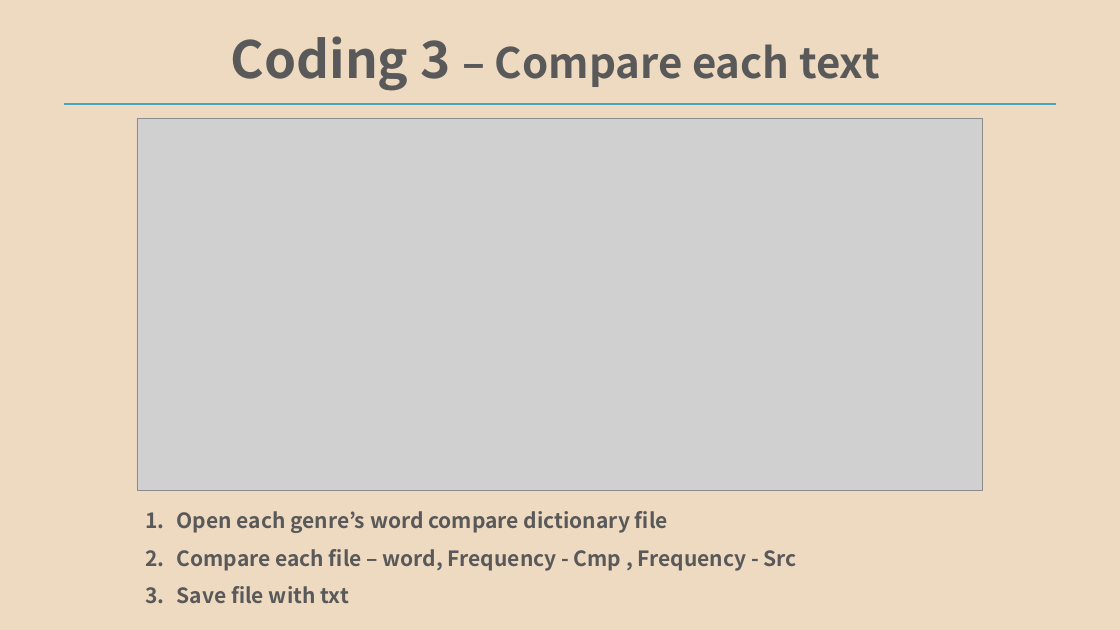
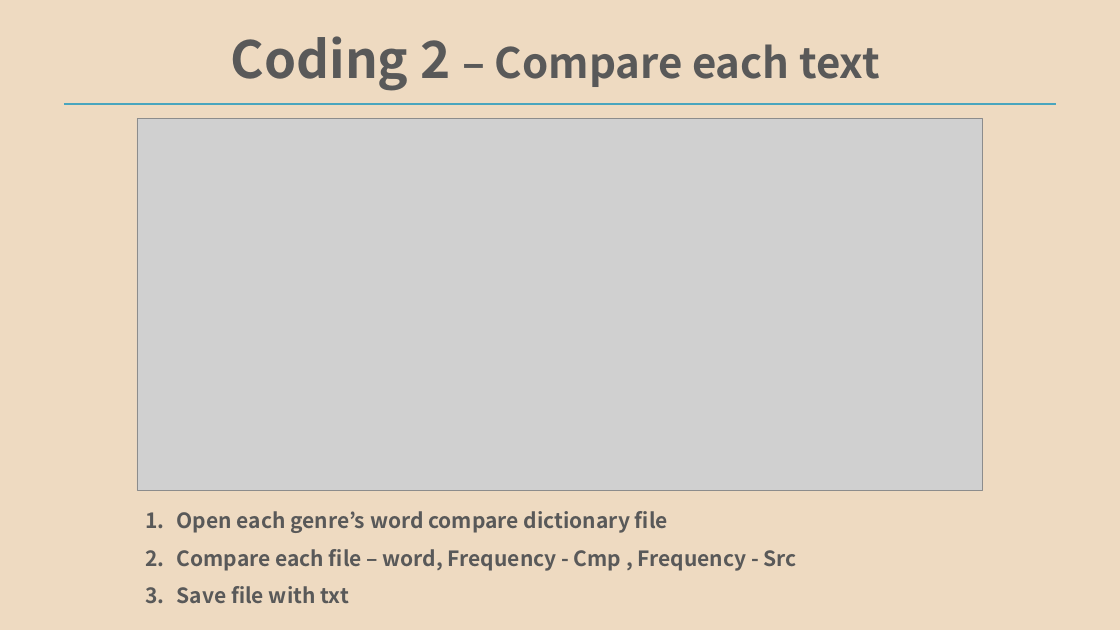
Before and after one commit to SangHyune546/NLP, a slide deck: slide 7 of Project1/PPT/20154637_Term_indexing.pptx. Drawn at 1120x630 pixels with LibreOffice and Linux fonts; fonts in the diff are those of the drawing; grey boxes stand for pictures. Boxes give left, top, right and bottom in pixels: in the first picture for what was removed or moved away, otherwise in the second. Text is boxed around its words. In the diff, an @@ line names an element or a change of style, - is before the commit and + after.

```diff
--- a/Project1/PPT/20154637_Term_indexing.pptx
+++ b/Project1/PPT/20154637_Term_indexing.pptx
@@ text at [231,36,880,91]: text changed @@
-Coding 3 – Compare each text
+Coding 2 – Compare each text
```
Also in this commit, not shown: 1 other slide changed.
